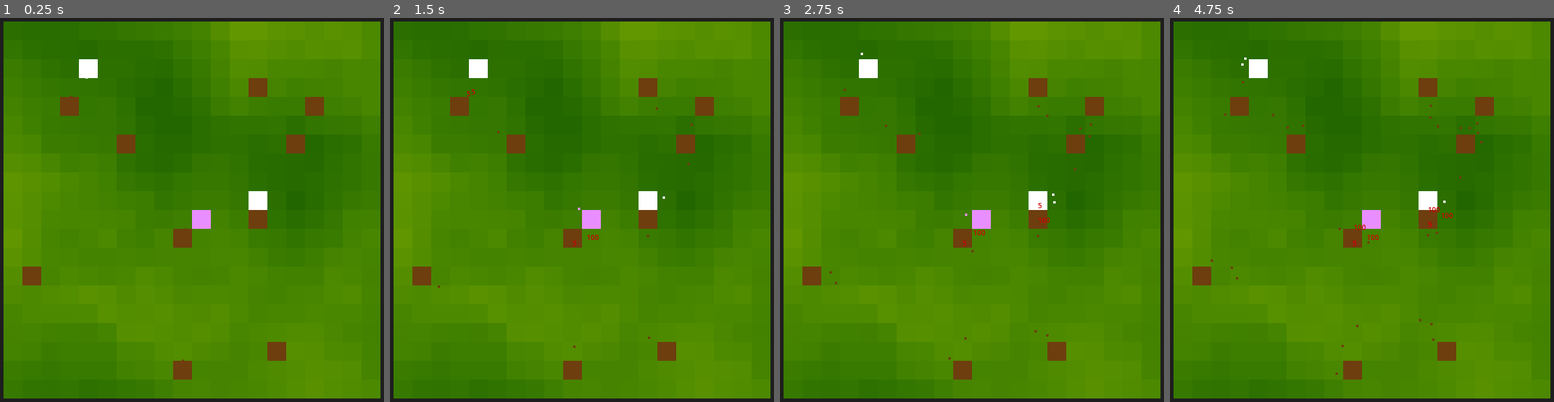
Above: before the commit, frames 1-4 (left to right).
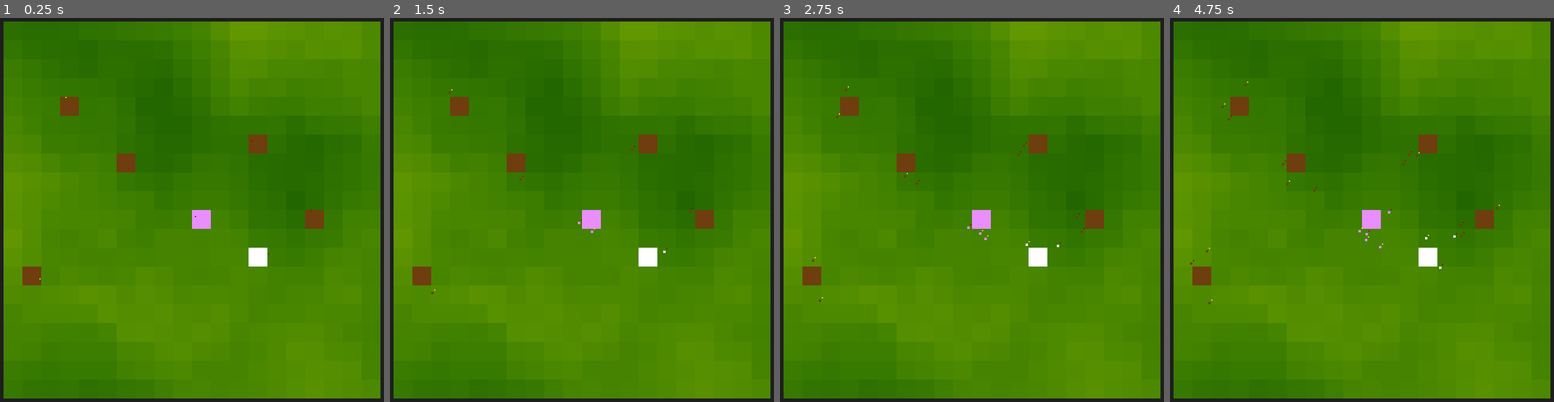
Above: after the commit, the same moments.

Repository: fizzy-drinks/roguelike-jam-6
Game: Godot game, scene res://world.tscn
Two runs of this game, one before a commit and one after it. Both use one fixed random seed, a clock stepped at 60 frames per second and the inputs below.
Inputs:
- Up to frame 1 (0.25 s): no input
- Up to frame 2 (1.5 s): tap Enter at 0.5 s; tap Space at 1.25 s
- Up to frame 3 (2.75 s): tap Enter at 2 s
- Up to frame 4 (4.75 s): tap Space at 4.25 s

The runs differ from the first frame. In frame 1, 3.4% of the frame differs, in the area x 10-85%, y 10-95%; in frame 2, 3.5%; in frame 3, 3.5%; in frame 4, 3.7%, in the area x 5-86%, y 10-95%.

Commit message:
Add Guard job, test different spawn rates and behaviours

Diff:
--- a/dungeon.gd
+++ b/dungeon.gd
@@ -7,7 +7,11 @@
 @export var world: Node2D
 
 
-@onready var spawner = load("res://unit.tscn")
+@onready var spawner = [
+	load("res://soldier.tscn"),
+	load("res://soldier.tscn"),
+	load("res://guard.tscn")
+]
 @onready var spawn_cooldown: float = 0
 
 
@@ -19,7 +23,7 @@
 
 
 func spawn():
-	var new_unit: Unit = spawner.instantiate()
+	var new_unit: Unit = spawner.pick_random().instantiate()
 	new_unit.position = position + Vector2(randi_range(-1, 1), randi_range(-1, 1))
 	new_unit.source_structure = self
 	new_unit.team = team
--- a/dungeon.tscn
+++ b/dungeon.tscn
@@ -1,10 +1,13 @@
-[gd_scene load_steps=4 format=3 uid="uid://cb37crbgke0w"]
+[gd_scene load_steps=5 format=3 uid="uid://cb37crbgke0w"]
 
 [ext_resource type="Script" path="res://dungeon.gd" id="1_exjoy"]
 [ext_resource type="PackedScene" uid="uid://pxrgs6h2kikk" path="res://tile.tscn" id="1_sbpel"]
 
-[sub_resource type="CircleShape2D" id="CircleShape2D_srhj0"]
-radius = 23.0868
+[sub_resource type="RectangleShape2D" id="RectangleShape2D_mirvq"]
+size = Vector2(34, 34)
+
+[sub_resource type="CircleShape2D" id="CircleShape2D_1mf76"]
+radius = 61.0082
 
 [node name="dungeon" type="Node2D" groups=["structures", "targetable"]]
 modulate = Color(0.431373, 0.243137, 0.054902, 1)
@@ -16,9 +19,14 @@
 position = Vector2(0, 0)
 scale = Vector2(32, 32)
 
-[node name="Area2D" type="Area2D" parent="."]
+[node name="Area2D" type="Area2D" parent="." groups=["solid"]]
 
 [node name="CollisionShape2D" type="CollisionShape2D" parent="Area2D"]
-shape = SubResource("CircleShape2D_srhj0")
+shape = SubResource("RectangleShape2D_mirvq")
+
+[node name="guard_range" type="Area2D" parent="."]
+
+[node name="shape" type="CollisionShape2D" parent="guard_range"]
+shape = SubResource("CircleShape2D_1mf76")
 
 [connection signal="area_entered" from="Area2D" to="." method="_on_area_2d_area_entered"]
--- /dev/null
+++ b/guard.gd
@@ -0,0 +1,75 @@
+extends "res://unit.gd"
+
+
+var targets: Array[Unit]
+var walk_target: Vector2
+var walk_target_interest: float = 5
+var attack_cooldown: float = 0
+
+
+@onready var guard_area: Area2D = source_structure.get_node("guard_range")
+
+
+func _ready():
+	super()
+
+	guard_area.area_entered.connect(target_enemies)
+
+
+func _process(delta):
+	super(delta)
+
+	if not walk_target:
+		pick_walk_target()
+
+
+func _physics_process(delta):
+	super(delta)
+
+	var colliding = false
+	for collision in collisions:
+		if not collision.is_in_group("solid"):
+			continue
+
+		colliding = true
+		if collision.owner.team != team and attack_cooldown <= 0:
+			attack_unit(collision.owner)
+
+		pick_walk_target()
+
+	for target in targets:
+		if weakref(target).get_ref() and not colliding:
+			walk_toward(target.position, delta)
+			return
+
+	if walk_target and not colliding:
+		walk_target_interest -= delta
+		if walk_target_interest <= 0:
+			pick_walk_target()
+
+		walk_toward(walk_target, delta)
+
+
+func attack_unit(unit: Damageable):
+	attack_cooldown = 1
+	unit.damage(dps)
+
+
+func pick_walk_target():
+	var area: CollisionShape2D = guard_area.get_node("shape")
+	var shape: CircleShape2D = area.shape
+	var c: Vector2 = area.global_position
+	walk_target = Vector2(
+		randf_range(c.x - shape.radius, c.x + shape.radius),
+		randf_range(c.y - shape.radius, c.y + shape.radius),
+	)
+	walk_target_interest = 5
+
+
+func target_enemies(area: Area2D):
+	for target in targets:
+		if not weakref(target).get_ref():
+			targets.remove_at(targets.find(target))
+
+	if area.owner is Unit and area.owner.team != team:
+		targets.append(area.owner)
--- /dev/null
+++ b/guard.tscn
@@ -0,0 +1,33 @@
+[gd_scene load_steps=5 format=3 uid="uid://bwduxuquqg8yk"]
+
+[ext_resource type="Script" path="res://guard.gd" id="2_k23lp"]
+[ext_resource type="Texture2D" uid="uid://bl2ifxi32qv5a" path="res://white.png" id="2_uc7x4"]
+[ext_resource type="PackedScene" uid="uid://pxrgs6h2kikk" path="res://tile.tscn" id="3_i0svy"]
+
+[sub_resource type="CircleShape2D" id="CircleShape2D_m7jb6"]
+radius = 4.0
+
+[node name="guard" type="Node2D" groups=["targetable"]]
+position = Vector2(25, 16)
+script = ExtResource("2_k23lp")
+max_ms = 16.0
+min_ms = 4.0
+dps = 4.0
+max_hp = 12.0
+
+[node name="Sprite2D" type="Sprite2D" parent="."]
+scale = Vector2(4, 4)
+texture = ExtResource("2_uc7x4")
+
+[node name="Area2D" type="Area2D" parent="." groups=["solid"]]
+
+[node name="CollisionShape2D" type="CollisionShape2D" parent="Area2D"]
+shape = SubResource("CircleShape2D_m7jb6")
+
+[node name="job_indicator" parent="." instance=ExtResource("3_i0svy")]
+modulate = Color(0.933333, 0.933333, 0, 1)
+position = Vector2(4, -5)
+scale = Vector2(2, 2)
+
+[connection signal="area_entered" from="Area2D" to="." method="_on_area_2d_area_entered" flags=18]
+[connection signal="area_exited" from="Area2D" to="." method="_on_area_2d_area_exited" flags=18]
--- /dev/null
+++ b/soldier.gd
@@ -0,0 +1,52 @@
+extends "res://unit.gd"
+
+
+var target: Node2D
+var attack_cooldown: float = 0
+
+
+func _process(delta):
+	super(delta)
+	attack_cooldown -= delta
+
+	if not weakref(target).get_ref():
+		pick_target()
+
+
+func _physics_process(delta):
+	super(delta)
+
+	var colliding = false
+	for collision in collisions:
+		if not collision.is_in_group("solid"):
+			continue
+
+		colliding = true
+		if collision.owner.team != team and attack_cooldown <= 0:
+			attack_unit(collision.owner)
+
+	if weakref(target).get_ref() and not colliding:
+		walk_toward(target.global_position, delta)
+
+
+func pick_target():
+	var targets = get_tree().get_nodes_in_group("targetable")
+
+	var nearest: Node2D
+	for t in targets:
+		if t.team == team:
+			continue
+
+		if not nearest:
+			nearest = t
+			continue
+
+		if t.global_position.distance_to(global_position) < nearest.global_position.distance_to(global_position):
+			nearest = t
+
+	target = nearest
+
+
+func attack_unit(unit: Damageable):
+	attack_cooldown = 1
+	unit.damage(dps)
--- /dev/null
+++ b/soldier.tscn
@@ -0,0 +1,32 @@
+[gd_scene load_steps=5 format=3 uid="uid://cdtyerf1dd78n"]
+
+[ext_resource type="Texture2D" uid="uid://bl2ifxi32qv5a" path="res://white.png" id="2_krfq8"]
+[ext_resource type="Script" path="res://soldier.gd" id="2_nrbxm"]
+[ext_resource type="PackedScene" uid="uid://pxrgs6h2kikk" path="res://tile.tscn" id="3_3oi32"]
+
+[sub_resource type="CircleShape2D" id="CircleShape2D_m7jb6"]
+radius = 4.0
+
+[node name="soldier" type="Node2D" groups=["targetable"]]
+position = Vector2(25, 16)
+script = ExtResource("2_nrbxm")
+max_ms = 16.0
+min_ms = 4.0
+dps = 5.0
+
+[node name="Sprite2D" type="Sprite2D" parent="."]
+scale = Vector2(4, 4)
+texture = ExtResource("2_krfq8")
+
+[node name="Area2D" type="Area2D" parent="." groups=["solid"]]
+
+[node name="CollisionShape2D" type="CollisionShape2D" parent="Area2D"]
+shape = SubResource("CircleShape2D_m7jb6")
+
+[node name="job_indicator" parent="." instance=ExtResource("3_3oi32")]
+modulate = Color(0.65098, 0, 0, 1)
+position = Vector2(4, -5)
+scale = Vector2(2, 2)
+
+[connection signal="area_entered" from="Area2D" to="." method="_on_area_2d_area_entered" flags=18]
+[connection signal="area_exited" from="Area2D" to="." method="_on_area_2d_area_exited" flags=18]
--- a/unit.gd
+++ b/unit.gd
@@ -11,23 +11,22 @@
 
 
 @onready var sprite: Sprite2D = $Sprite2D
+@onready var job_indicator: Sprite2D = $job_indicator
 @onready var hitbox: Area2D = $Area2D
 
 
-var target: Node2D
-var collision: Area2D
-var attack_cooldown: float = 0
+var collisions: Array[Area2D]
 
 
 func _ready():
 	sprite.modulate = source_structure.modulate
 
 
-func _process(delta):
-	super(delta)
-	attack_cooldown -= delta
+func _physics_process(_delta):
+	for collision in collisions:
+		if not collision.is_in_group("solid"):
+			continue
 
-	if collision:
 		var dir = (collision.global_position - global_position).normalized()
 		if dir == Vector2.ZERO:
 			global_position += Vector2.DOWN
@@ -35,50 +34,19 @@
 
 		global_position -= dir
 
-	if not weakref(target).get_ref():
-		pick_target()
-		return
+
+func _on_area_2d_area_entered(area: Area2D):
+	collisions.append(area)
 
 
-func _physics_process(delta):
-	if weakref(target).get_ref():
-		var target_delta = target.global_position - global_position
-
-		var tile_size = world.TILE_SIZE
-		var terrain_value = world.get_terrain_value(round(global_position.x / tile_size), round(global_position.y / tile_size))
-		var ms_multiplier = min_ms + ((max_ms - min_ms) * terrain_value)
-		global_position += target_delta.normalized() * ms_multiplier * delta
+func _on_area_2d_area_exited(area):
+	collisions.remove_at(collisions.find(area))
 
 
-func pick_target():
-	var targets = get_tree().get_nodes_in_group("targetable")
+func walk_toward(point: Vector2, delta: float):
+	var walk_target_delta = point - global_position
 
-	var nearest: Node2D
-	for t in targets:
-		if t.team == team:
-			continue
-
-		if not nearest:
-			nearest = t
-			continue
-
-		if t.global_position.distance_to(global_position) < nearest.global_position.distance_to(global_position):
-			nearest = t
-
-	target = nearest
-
-
-func attack_unit(unit: Damageable):
-	attack_cooldown = 1
-	unit.damage(dps)
-
-
-func _on_area_2d_area_entered(area: Area2D):
-	collision = area
-
-	if not area.owner.team == team and attack_cooldown <= 0:
-		attack_unit(area.owner)
-
-
-func _on_area_2d_area_exited(_area):
-	collision = null
+	var tile_size = world.TILE_SIZE
+	var terrain_value = world.get_terrain_value(round(global_position.x / tile_size), round(global_position.y / tile_size))
+	var ms_multiplier = min_ms + ((max_ms - min_ms) * terrain_value)
+	global_position += walk_target_delta.normalized() * ms_multiplier * delta
--- a/unit.tscn
+++ b/unit.tscn
@@ -1,7 +1,8 @@
-[gd_scene load_steps=4 format=3 uid="uid://drg2bheuuc2gy"]
+[gd_scene load_steps=5 format=3 uid="uid://drg2bheuuc2gy"]
 
 [ext_resource type="Script" path="res://unit.gd" id="1_d7vca"]
 [ext_resource type="Texture2D" uid="uid://bl2ifxi32qv5a" path="res://white.png" id="2_ig68v"]
+[ext_resource type="PackedScene" uid="uid://pxrgs6h2kikk" path="res://tile.tscn" id="3_oqagb"]
 
 [sub_resource type="CircleShape2D" id="CircleShape2D_m7jb6"]
 radius = 4.0
@@ -18,10 +19,14 @@
 scale = Vector2(4, 4)
 texture = ExtResource("2_ig68v")
 
-[node name="Area2D" type="Area2D" parent="."]
+[node name="Area2D" type="Area2D" parent="." groups=["solid"]]
 
 [node name="CollisionShape2D" type="CollisionShape2D" parent="Area2D"]
 shape = SubResource("CircleShape2D_m7jb6")
 
+[node name="job_indicator" parent="." instance=ExtResource("3_oqagb")]
+position = Vector2(4, -5)
+scale = Vector2(2, 2)
+
 [connection signal="area_entered" from="Area2D" to="." method="_on_area_2d_area_entered"]
 [connection signal="area_exited" from="Area2D" to="." method="_on_area_2d_area_exited"]
--- a/world.gd
+++ b/world.gd
@@ -3,7 +3,7 @@
 
 
 const TILE_SIZE = 32
-const STRUCTURE_MAX_GEN_CHANCE = 0.05
+const STRUCTURE_MAX_GEN_CHANCE = 0.025
 const STRUCTURE_TYPES_WEIGHTED = {
 	0.75: preload("res://dungeon.tscn"),
 	1: preload("res://village.tscn")
